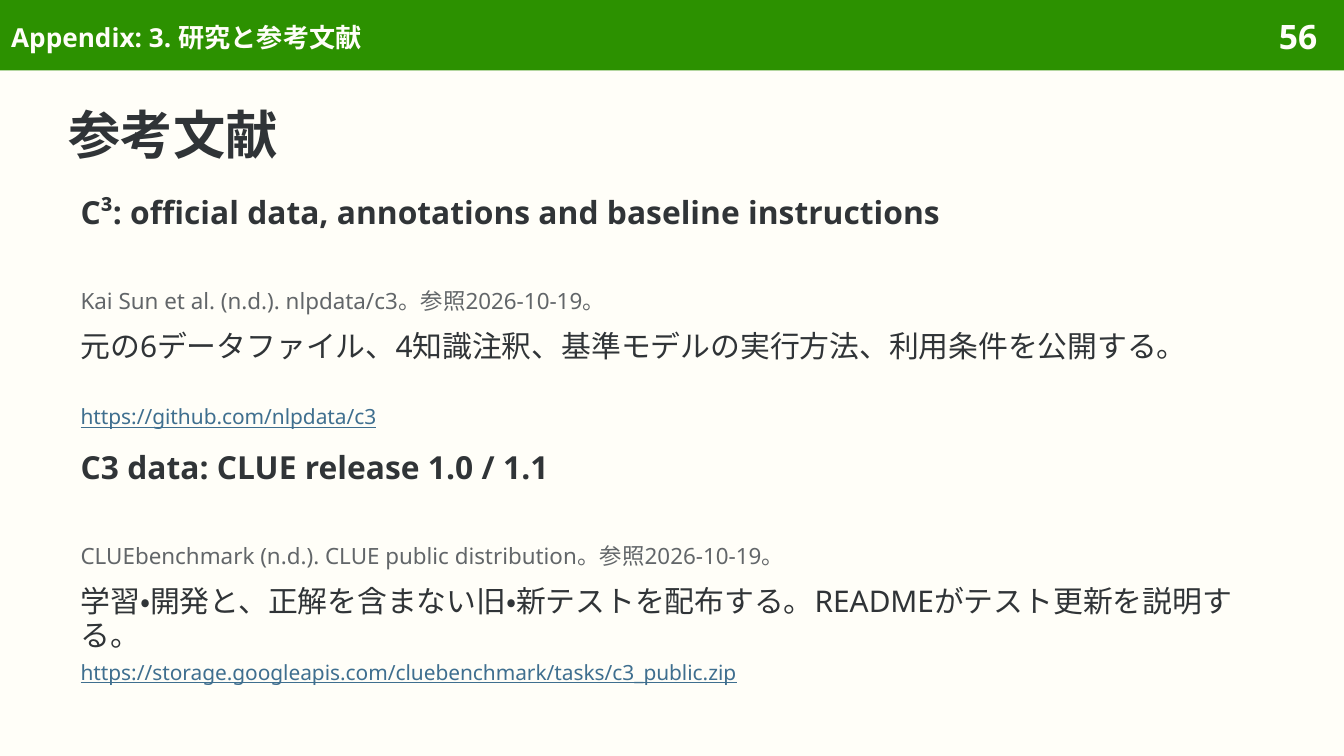
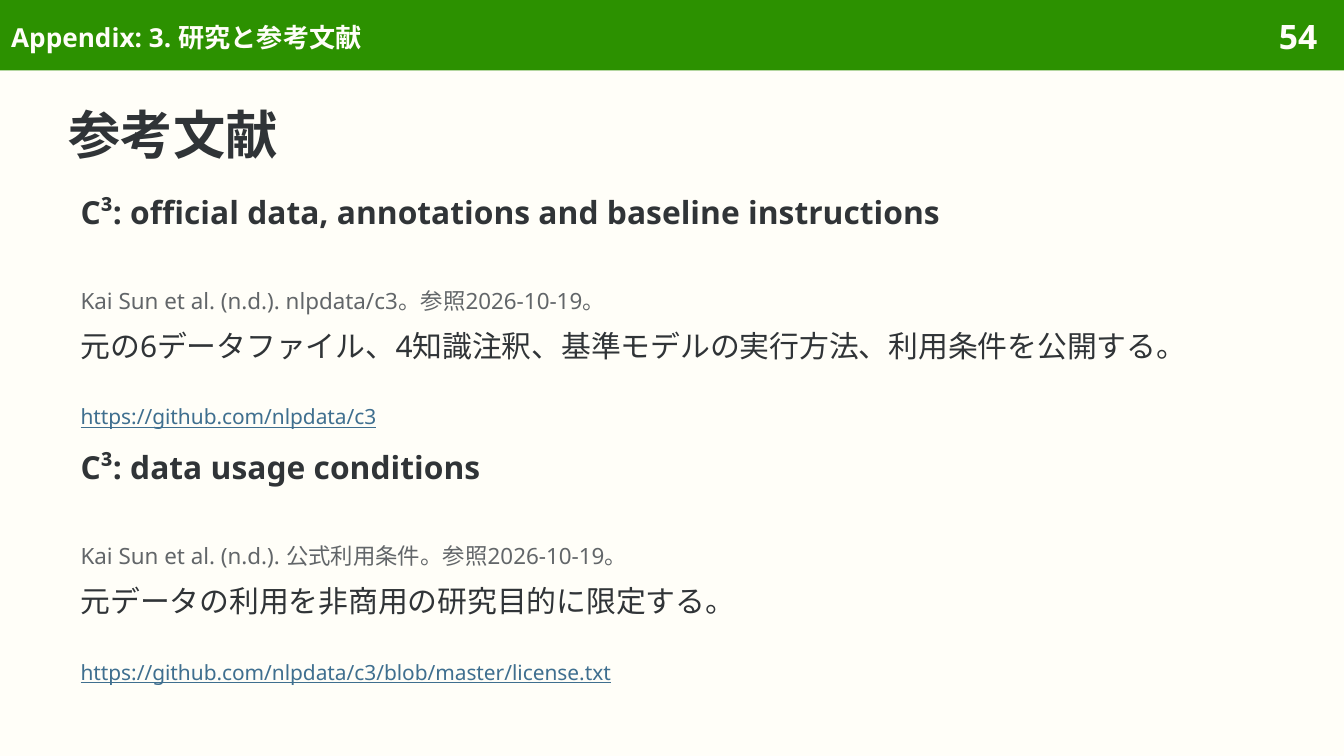
Before and after one commit to sasakiy84/datasets-in-10-minutes, a slide deck: slide 54 of slides/datasets-in-10-minutes-c3.pptx (slide 56 before the commit). Drawn at 1344x756 pixels with LibreOffice and Linux fonts; fonts in the diff are those of the drawing. Boxes give left, top, right and bottom in pixels: in the first picture for what was removed or moved away, otherwise in the second. Text is boxed around its words. In the diff, an @@ line names an element or a change of style, - is before the commit and + after.

Commit message:
Center C3 on Chinese reading questions, knowledge annotation and data use

```diff
--- a/slides/datasets-in-10-minutes-c3.pptx
+++ b/slides/datasets-in-10-minutes-c3.pptx
@@ page number at box(1279, 25, 1317, 50): text changed @@
-56
+54
@@ text at box(81, 452, 480, 487): text changed @@
-C3 data: CLUE release 1.0 / 1.1
+C³: data usage conditions
@@ text at box(81, 545, 627, 568): text changed @@
-CLUEbenchmark (n.d.). CLUE public distribution。参照2026-10-19。
+Kai Sun et al. (n.d.). 公式利用条件。参照2026-10-19。
@@ text at box(81, 586, 736, 615): text changed @@
-学習・開発と、正解を含まない旧・新テストを配布する。READMEがテスト更新を説明する。
+元データの利用を非商用の研究目的に限定する。
@@ text at box(81, 664, 611, 685): text changed @@
-https://storage.googleapis.com/cluebenchmark/tasks/c3_public.zip
+https://github.com/nlpdata/c3/blob/master/license.txt
```
Also in this commit, not shown: 6 other slides changed, 3 slides removed, 58 other files.
